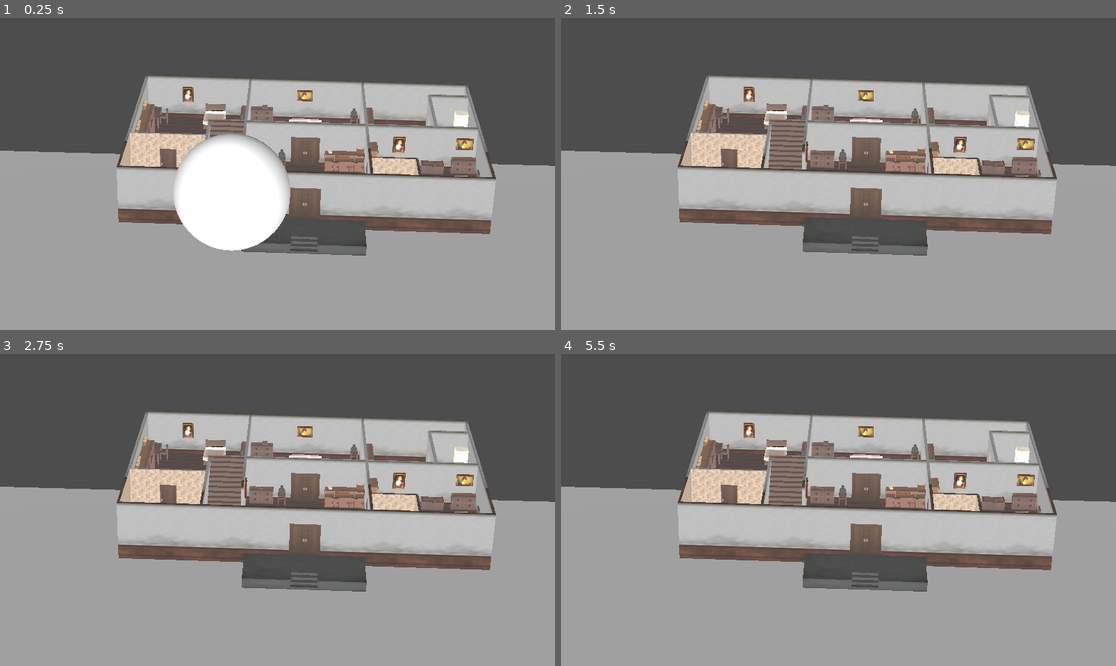
Above: before the commit, frames 1-4 (two rows, left to right).
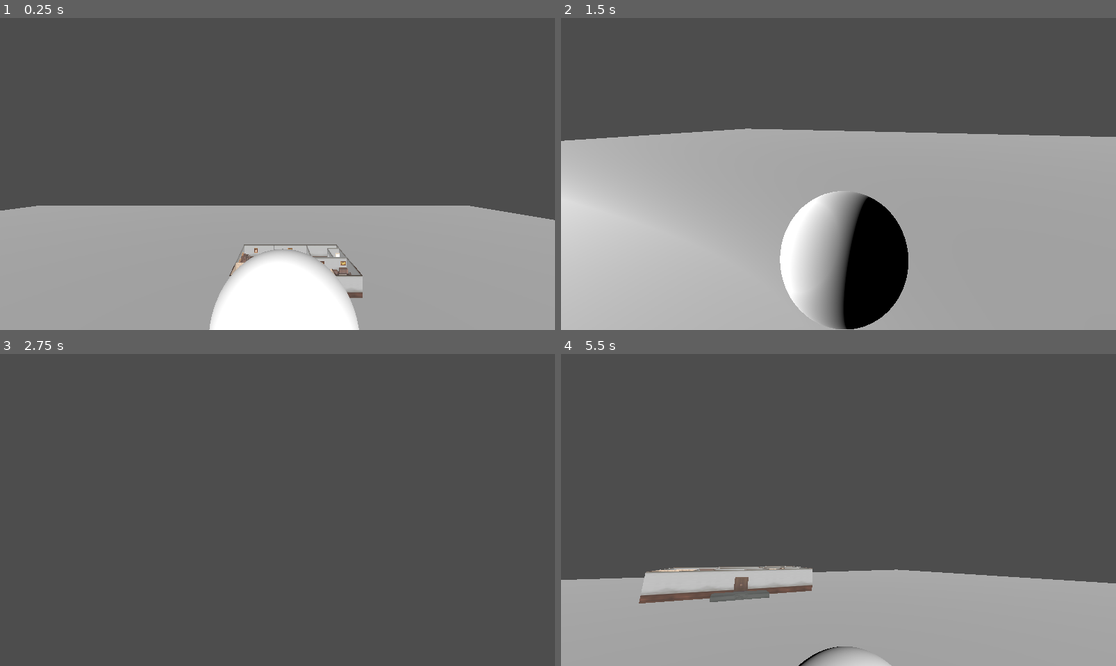
Above: after the commit, the same moments.

Repository: ChrFli/apl-beleuchtung-und-rendering
Game: Godot game, scene res://models/game.tscn
Same seed, same stepped clock (60 frames per second), same inputs: the game is played once before the commit and once after it.
Inputs (mouse positions are in pixels of both pictures, inside the frame that each line leads up to):
- Up to frame 1 (0.25 s): no input
- Up to frame 2 (1.5 s): tap Enter (ui_accept) at 0.5, 0.77 s; move the mouse to (960, 158) at 0.52 s; hold Right (ui_right) 0.53-1.28 s; tap E (interact) at 0.6, 1.35 s; move the mouse to (727, 189) at 1.27 s; hold Down (ui_down) from 1.28 s (still down)
- Up to frame 3 (2.75 s): tap Enter (ui_accept) at 1.52 s; move the mouse to (333, 441) at 2.02 s; release Down (ui_down) at 2.03 s; hold Right (ui_right) from 2.03 s (still down); tap E (interact) at 2.1 s
- Up to frame 4 (5.5 s): tap Enter (ui_accept) at 2.75, 3.02, 3.77, 4.52, 5 s; move the mouse to (810, 572) at 2.77 s; release Right (ui_right) at 2.78 s; hold Up (ui_up) 2.78-3.53 s; tap E (interact) every 0.75 s from 2.85 to 5.1 s; move the mouse to (1005, 556) at 3.52 s; hold Left (ui_left) 3.53-5.03 s; move the mouse to (672, 463) at 4.27 s; move the mouse to (866, 510) at 5.02 s; hold Down (ui_down) from 5.03 s (still down)

The runs differ from the first frame. In frame 1, 42% of the frame differs, in the area x 0-100%, y 18-100%; in frame 2, 44%; in frame 3, 66%; in frame 4, 41%.

Commit message:
Camera wurde am Character gebunden und bewegt sich jetzt in Richtung mit Mauszeiger

Diff:
--- a/models/Worldtester.tscn
+++ b/models/Worldtester.tscn
@@ -1,21 +1,7 @@
-[gd_scene load_steps=6 format=3 uid="uid://cs0j2mkyn65g1"]
+[gd_scene load_steps=5 format=3 uid="uid://cs0j2mkyn65g1"]
 
 [ext_resource type="PackedScene" uid="uid://drxna0qrhrswo" path="res://models/door.tscn" id="1_22fkl"]
 [ext_resource type="PackedScene" uid="uid://chtutpgwaitak" path="res://models/char_dummy.tscn" id="2_70los"]
-
-[sub_resource type="GDScript" id="GDScript_s4tmn"]
-script/source = "extends Camera3D
-
-
-# Called when the node enters the scene tree for the first time.
-func _ready() -> void:
-	pass # Replace with function body.
-
-
-# Called every frame. 'delta' is the elapsed time since the previous frame.
-func _process(delta: float) -> void:
-	pass
-"
 
 [sub_resource type="BoxShape3D" id="BoxShape3D_iquhi"]
 size = Vector3(1, 0.942383, 1)
@@ -27,10 +13,6 @@
 [node name="CharDummy" parent="." instance=ExtResource("2_70los")]
 transform = Transform3D(0.08, 0, 0, 0, 0.08, 0, 0, 0, 0.08, -0.0631066, 0.90268, 1.22029)
 
-[node name="Camera3D" type="Camera3D" parent="."]
-transform = Transform3D(1, 0, 0, 0, 1, 0, 0, 0, 1, 0.0504484, 2.84146, 4.1624)
-script = SubResource("GDScript_s4tmn")
-
 [node name="StaticBody3D" type="StaticBody3D" parent="."]
 
 [node name="CollisionShape3D" type="CollisionShape3D" parent="StaticBody3D"]
@@ -38,7 +20,7 @@
 shape = SubResource("BoxShape3D_iquhi")
 
 [node name="MeshInstance3D" type="MeshInstance3D" parent="StaticBody3D"]
-transform = Transform3D(10, 0, 0, 0, 0.5, 0, 0, 0, 10, 0, -0.2615, 0)
+transform = Transform3D(20.7519, 0, 0, 0, 0.886336, 0, 0, 0, 17.7267, 0, -0.2615, 0)
 mesh = SubResource("BoxMesh_c1w26")
 
 [node name="Door" parent="." instance=ExtResource("1_22fkl")]
--- a/models/char_dummy.tscn
+++ b/models/char_dummy.tscn
@@ -14,6 +14,12 @@
 transform = Transform3D(1, 0, 0, 0, 1, 0, 0, 0, 1, 0, 9.90194, 0)
 script = ExtResource("1_20cs2")
 
+[node name="Head" type="Node3D" parent="."]
+transform = Transform3D(10, 0, -1.13687e-13, 0, 10, 0, 1.13687e-13, 0, 10, 0, -1, 0)
+
+[node name="Camera3D" type="Camera3D" parent="Head"]
+transform = Transform3D(0.1, 0, 0, 0, 0.1, 0, 0, 0, 0.1, -0.072802, 1.81768, 2.42707)
+
 [node name="CollisionShape3D" type="CollisionShape3D" parent="."]
 transform = Transform3D(10, 0, 0, 0, 10, 0, 0, 0, 10, 0, -1, 0)
 shape = SubResource("BoxShape3D_clfvh")
@@ -23,5 +29,9 @@
 mesh = SubResource("SphereMesh_haavp")
 
 [node name="RayCast3D" type="RayCast3D" parent="."]
-transform = Transform3D(15, 0, 0, 0, -6.55671e-07, -20, 0, 15, -8.74228e-07, 0, 2.98244, -6.31685)
+transform = Transform3D(200, 0, 0, 0, -6.55671e-07, -20, 0, 15, -8.74228e-07, 0, 2.98244, -6.31685)
 script = ExtResource("2_bn8t2")
+
+[node name="RayCast3D2" type="RayCast3D" parent="."]
+transform = Transform3D(-8.28097, 14.9871, -5.68434e-14, 8.73478e-06, 2.7148e-08, -20, -199.828, -0.621073, -8.74228e-07, 0, 2.98244, 0.252459)
+script = ExtResource("2_bn8t2")
--- a/project.godot
+++ b/project.godot
@@ -14,6 +14,11 @@
 run/main_scene="res://models/game.tscn"
 config/features=PackedStringArray("4.3", "Forward Plus")
 config/icon="res://icon.svg"
+
+[display]
+
+window/size/viewport_width=1920
+window/size/viewport_height=1080
 
 [input]
 
--- a/scripts/char_dummy.gd
+++ b/scripts/char_dummy.gd
@@ -3,6 +3,20 @@
 const SPEED = 10.0
 const JUMP_VELOCITY = 50.0
 const GRAVITY = 50.0  # Erhöhe diesen Wert, um das Objekt schneller fallen zu lassen
+const SENSITIVITY = 0.005
+
+@onready var head = $Head
+@onready var camera = $Head/Camera3D
+
+func _ready():
+	Input.set_mouse_mode(Input.MOUSE_MODE_CAPTURED)
+
+func _unhandled_input(event: InputEvent):
+	if event is InputEventMouseMotion:
+		head.rotate_y(-event.relative.x * SENSITIVITY)
+		camera.rotate_x(-event.relative.y * SENSITIVITY)
+		# Clamp camera pitch to avoid flipping
+		camera.rotation.x = clamp(camera.rotation.x, deg_to_rad(-40), deg_to_rad(60))
 
 
 
@@ -16,8 +30,9 @@
 		velocity.y = JUMP_VELOCITY
 
 	# Get the input direction and handle movement/deceleration
-	var input_dir := Input.get_vector("ui_left", "ui_right", "ui_up", "ui_down")
-	var direction := (transform.basis * Vector3(input_dir.x, 0, input_dir.y)).normalized()
+	var input_dir: Vector2 = Input.get_vector("ui_left", "ui_right", "ui_up", "ui_down")
+	var direction: Vector3 = (head.transform.basis * Vector3(input_dir.x, 0, input_dir.y)).normalized()
+
 	if direction:
 		velocity.x = direction.x * SPEED
 		velocity.z = direction.z * SPEED
--- a/scripts/raycast3d.gd
+++ b/scripts/raycast3d.gd
@@ -1,6 +1,6 @@
 extends RayCast3D
 
-
+#Kommt das Raycast,welches am Körper gebunden ist, nah genug an Objekt/Tür kann man interagieren
 
 func _process(delta):
 	if is_colliding():
Not shown, added: models/Zed_1.obj
Not shown, added: models/Zed_1.obj.import
